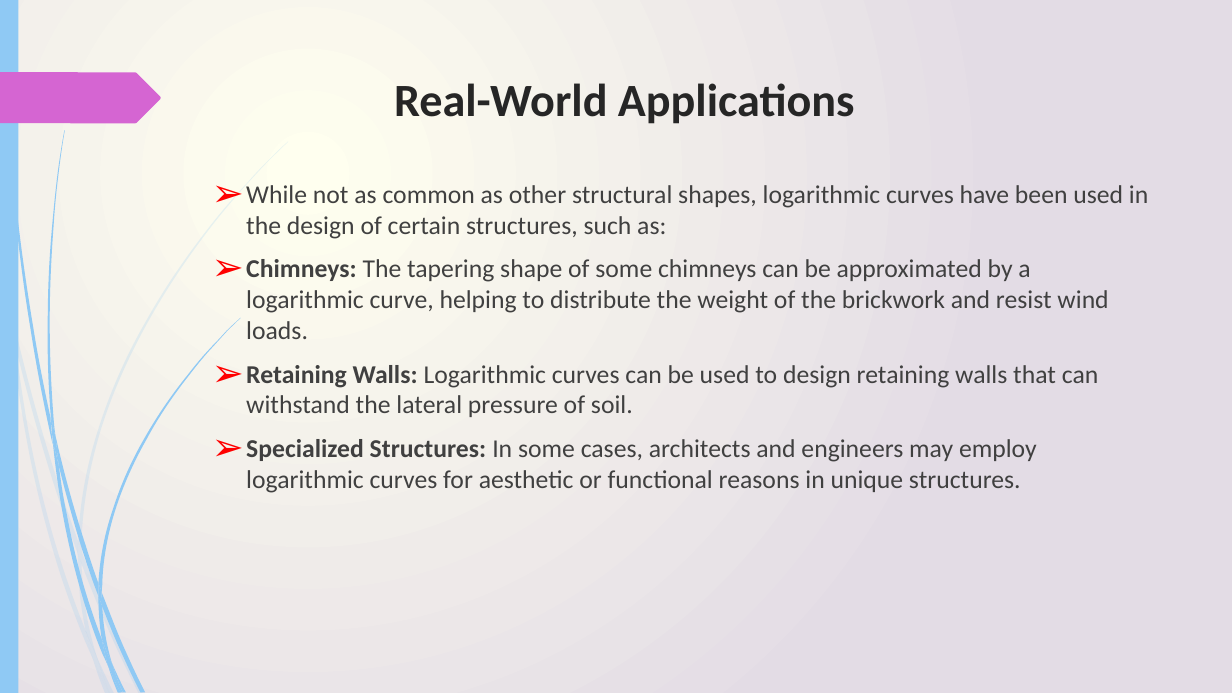
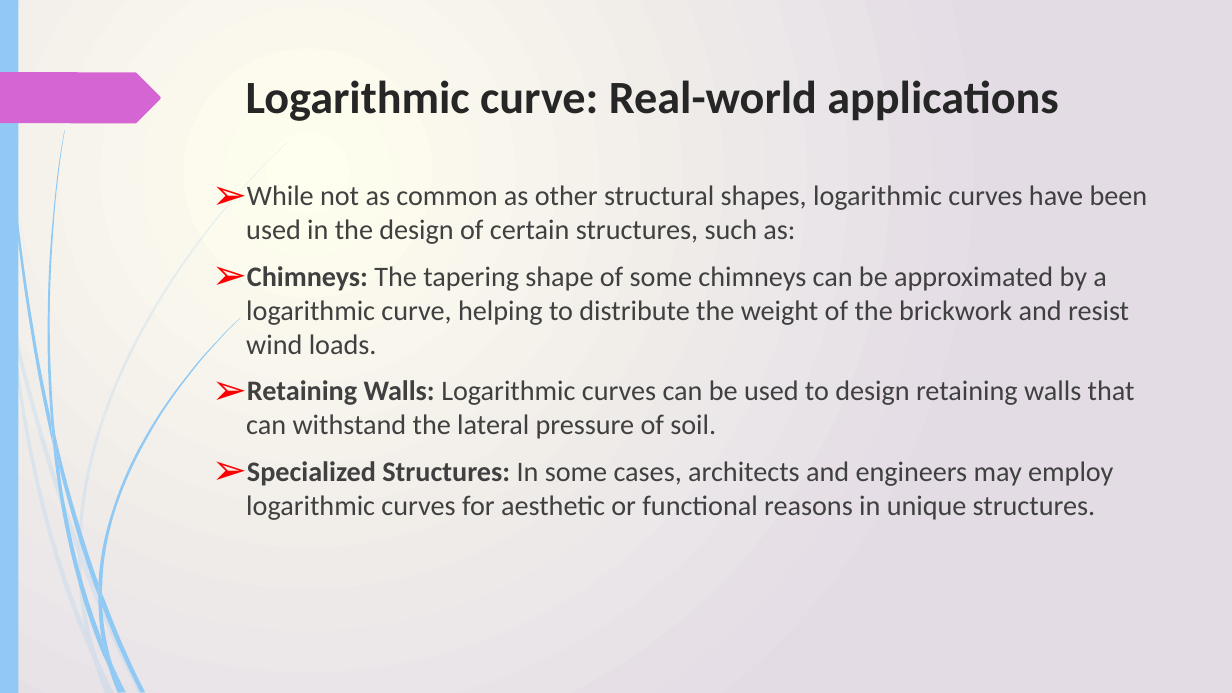
Before and after one commit to JYOTHY-DAS/Data-Analysis-Slides, a slide deck: slide 8 of Logarithmic curves.pptx (slide 3 before the commit). Drawn at 1232x693 pixels with LibreOffice and Linux fonts; fonts in the diff are those of the drawing. Boxes give left, top, right and bottom in pixels: in the first picture for what was removed or moved away, otherwise in the second. Text is boxed around its words. In the diff, an @@ line names an element or a change of style, - is before the commit and + after.

```diff
--- a/Logarithmic curves.pptx
+++ b/Logarithmic curves.pptx
@@ title at [246,80,1058,121]: text changed @@
-Real-World Applications
+Logarithmic curve: Real-world applications
@@ text "While not as common as ..." at [246,185,1148,520]: size 20 to 22 pt @@
```
Also in this commit, not shown: 2 other slides changed, 10 slides added.
